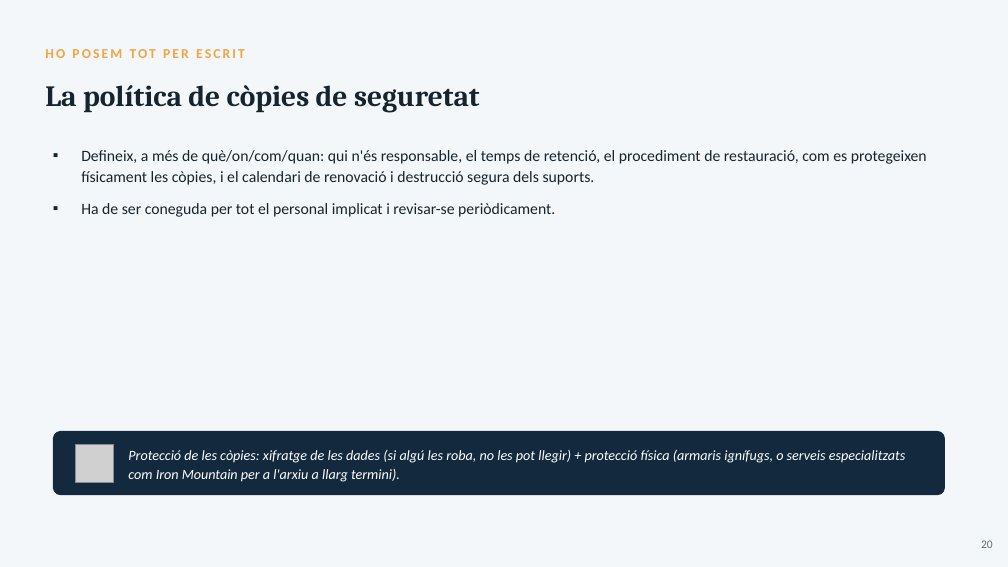
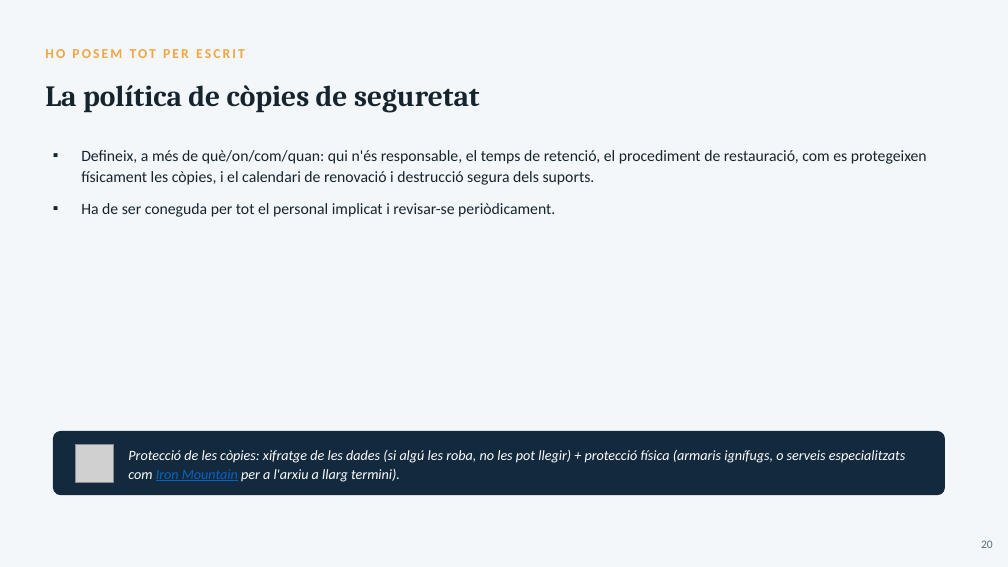
Before and after one commit to joansanchezescudero/SMX_0226_Seguretat_Informatica, a slide deck: slide 20 of RA2 - Emmagatzematge i copies de seguretat/AA3 - Copies de seguretat/RA2_AA3_Copies_de_seguretat.pptx. Drawn at 1008x567 pixels with LibreOffice and Linux fonts; fonts in the diff are those of the drawing; grey boxes stand for pictures. Boxes give left, top, right and bottom in pixels: in the first picture for what was removed or moved away, otherwise in the second. Text is boxed around its words. In the diff, an @@ line names an element or a change of style, - is before the commit and + after.

```diff
--- a/RA2 - Emmagatzematge i copies de seguretat/AA3 - Copies de seguretat/RA2_AA3_Copies_de_seguretat.pptx
+++ b/RA2 - Emmagatzematge i copies de seguretat/AA3 - Copies de seguretat/RA2_AA3_Copies_de_seguretat.pptx
@@ text "Protecció de les còpies: xifratge ..." at (128,450,906,482): text colour #FFFFFF to #0563C1, underline on in "Iron Mountain" @@
```
Also in this commit, not shown: 3 other slides changed, 18 other files.
